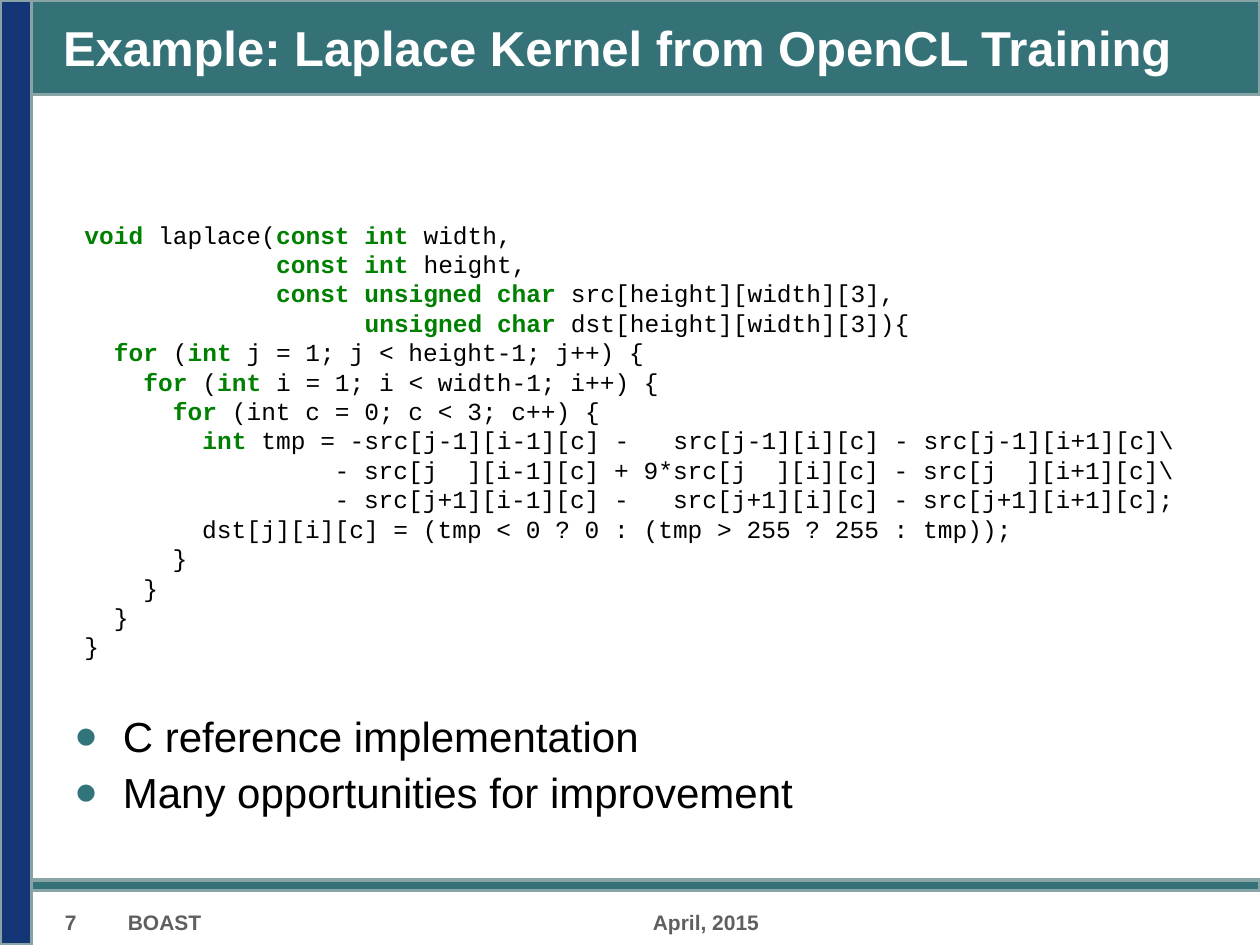
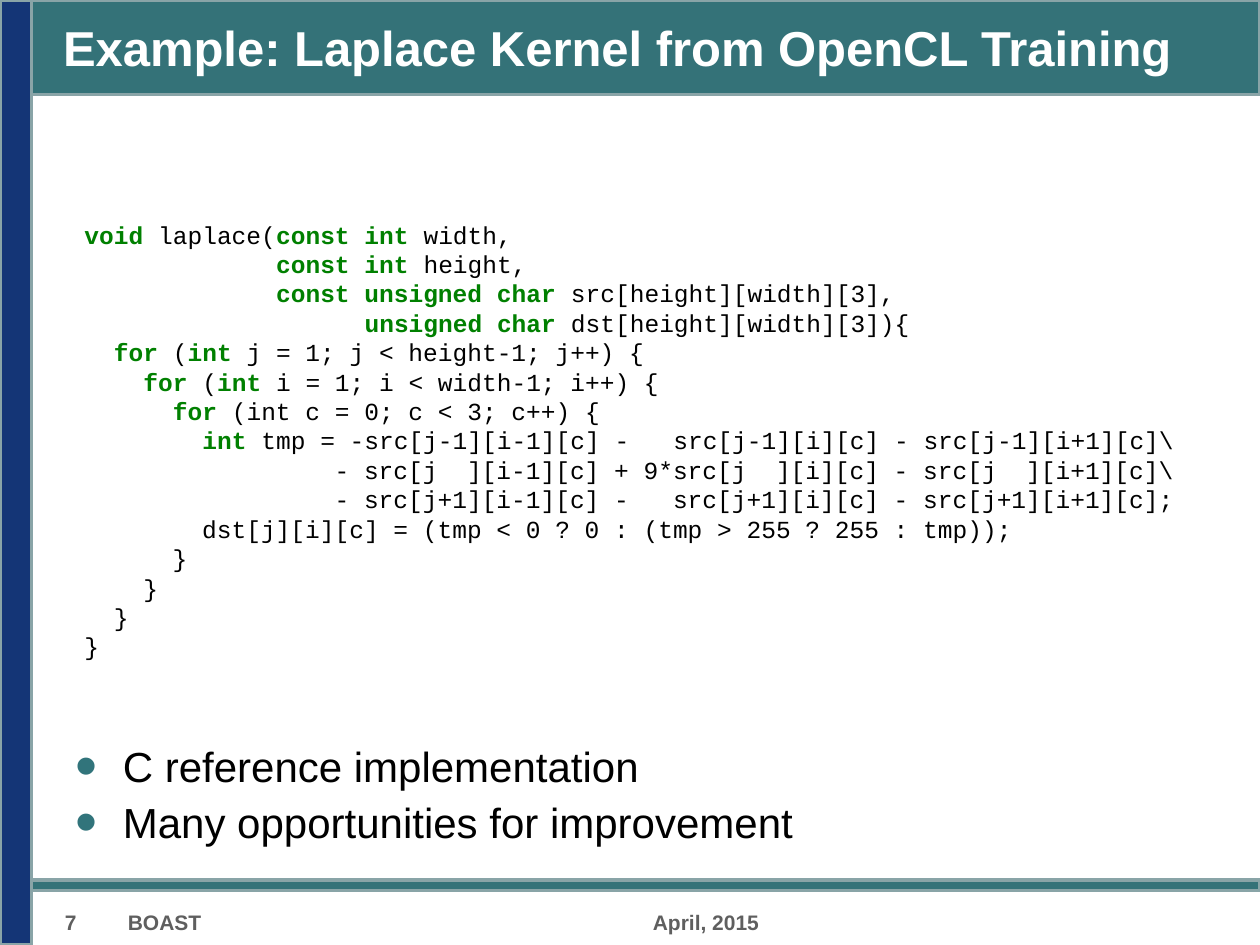
Before and after one commit to Nanosim-LIG/boast-lig, a slide deck: slide 12 of Paper/D5.5/D5.5.odp. Drawn at 1260x945 pixels with LibreOffice and Linux fonts; fonts in the diff are those of the drawing; background and template pictures are left out. Boxes give left, top, right and bottom in pixels: in the first picture for what was removed or moved away, otherwise in the second. Text is boxed around its words. In the diff, an @@ line names an element or a change of style, - is before the commit and + after.

```diff
--- a/Paper/D5.5/D5.5.odp
+++ b/Paper/D5.5/D5.5.odp
@@ text "C reference implementation": place and size @@
-text "C reference implementation" at box(123, 721, 793, 816)
+text "C reference implementation" at box(123, 751, 793, 846)
```
Also in this commit, not shown: 1 other slide changed, 4 slides added.
